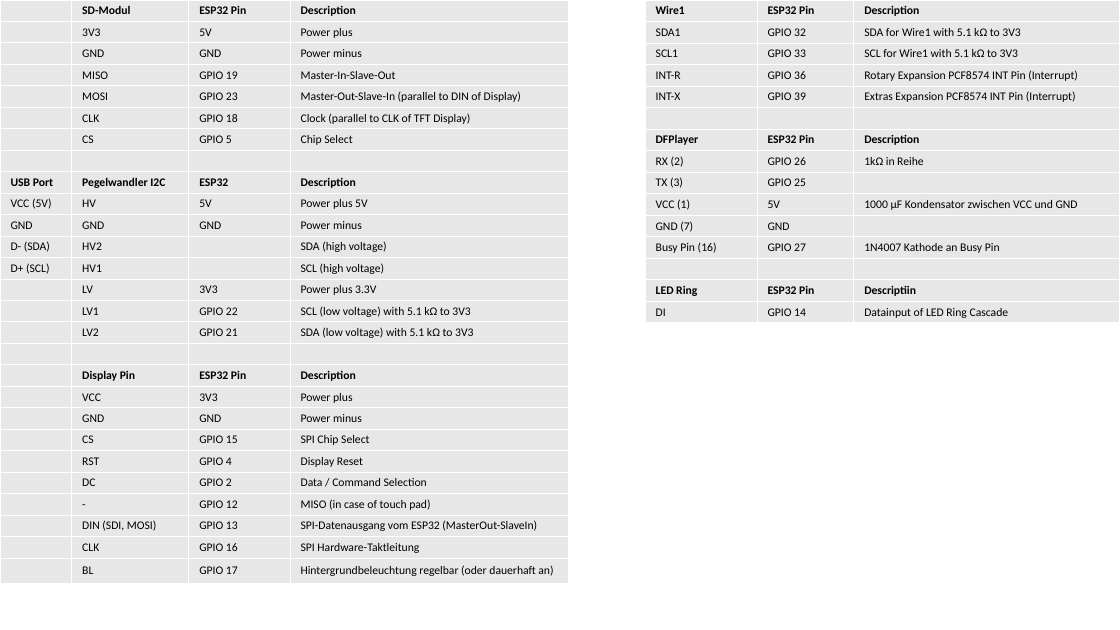
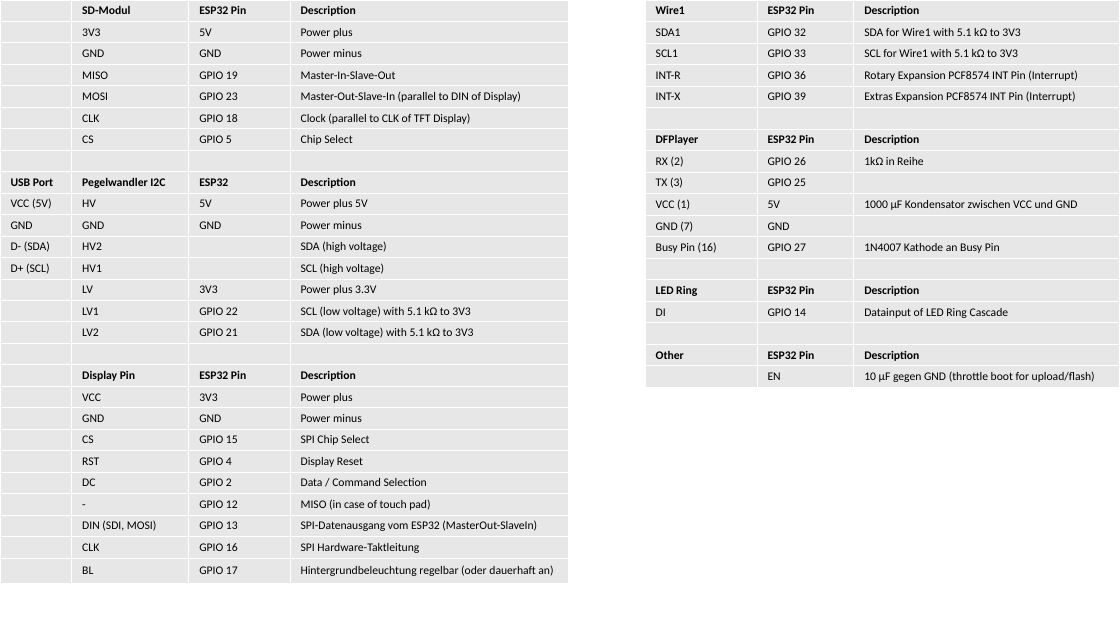
Before and after one commit to jeskes/activityboard, a slide deck: slide 24 of Activityboard.pptx. Drawn at 1120x630 pixels with LibreOffice and Linux fonts; fonts in the diff are those of the drawing. Boxes give left, top, right and bottom in pixels: in the first picture for what was removed or moved away, otherwise in the second. Text is boxed around its words. In the diff, an @@ line names an element or a change of style, - is before the commit and + after.

```diff
--- a/Activityboard.pptx
+++ b/Activityboard.pptx
@@ table at [645,0,1120,388] @@
-row 14, column 3: Descriptiin
+row 14, column 3: Description
+row 16:  |  | 
+row 17: Other | ESP32 Pin | Description
+row 18:  | EN | 10 µF gegen GND (throttle boot for upload/flash)
```
Also in this commit, not shown: 9 other slides changed, 1 slide added.
